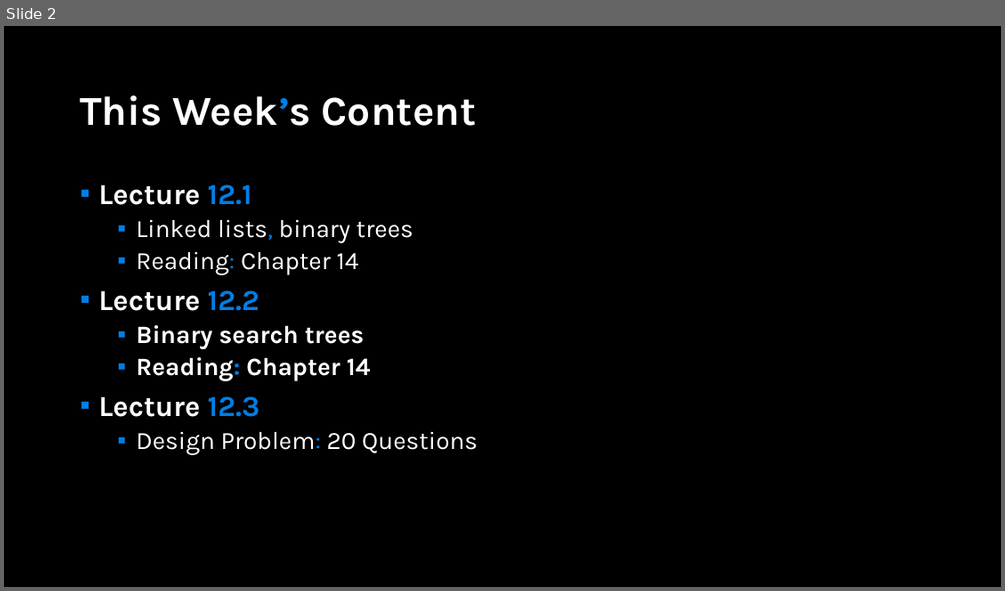
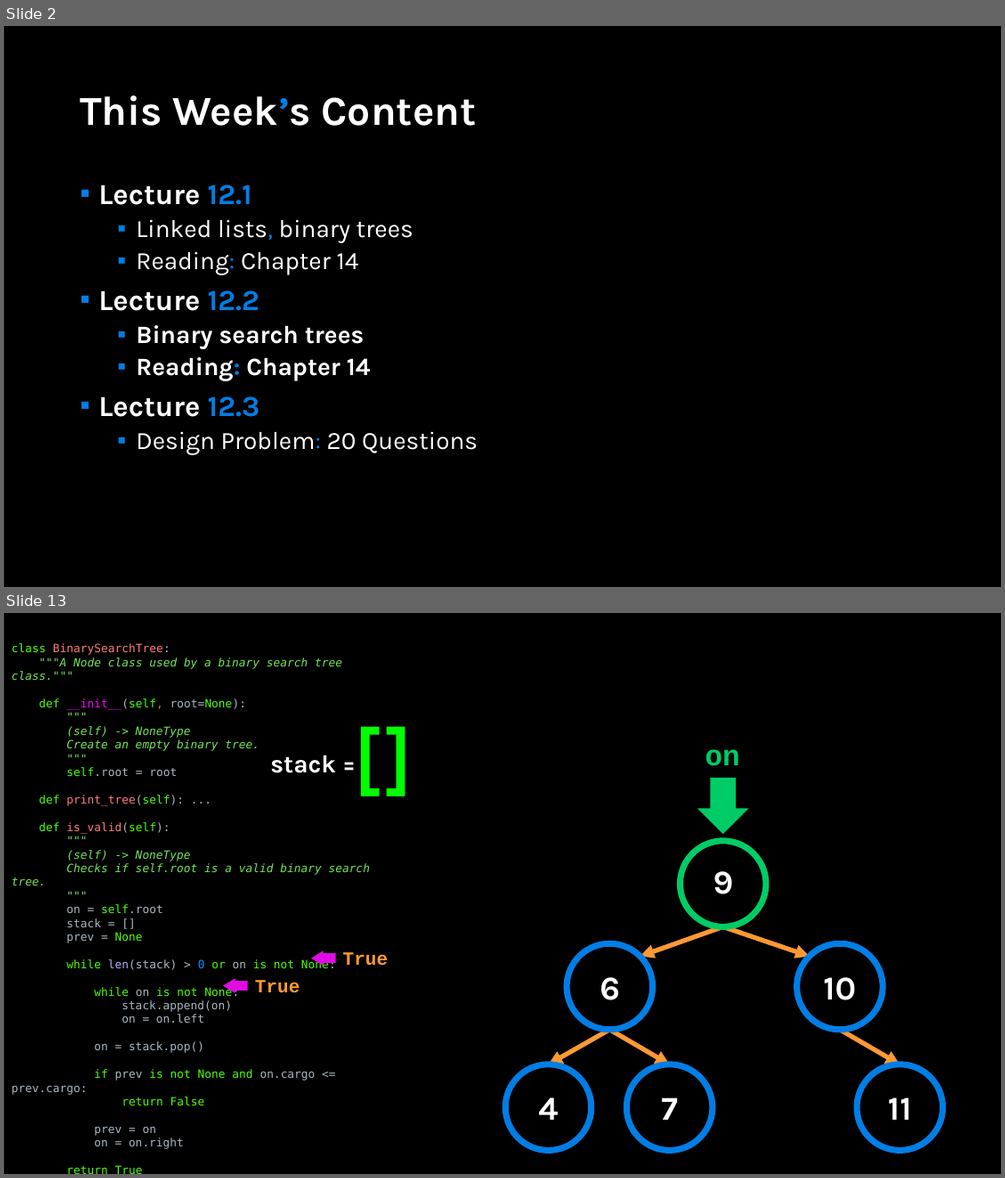
Before and after one commit to APS106/APS106-winter-2022-material, a slide deck: lectures/week12/lecture2/slides/week12_lecture2.pptx. Shown one above the other, each under a label of ours: slide 2 before the commit, slides 2 and 13 after it; the slides between them are not shown. The pictures are 1005x591 and 1005x1178 pixels, drawn with LibreOffice and Linux fonts; fonts in the diff are those of the drawing; background and template pictures are left out. Boxes give left, top, right and bottom in pixels: in the first picture for what was removed or moved away, otherwise in the second. Text is boxed around its words. In the diff, an @@ line names an element or a change of style, - is before the commit and + after.

```diff
--- a/lectures/week12/lecture2/slides/week12_lecture2.pptx
+++ b/lectures/week12/lecture2/slides/week12_lecture2.pptx
@@ slide 13 added at (4, 613, 1001, 1174), background picture (left out) @@
@@ text added at (11, 657, 370, 1149), 11 pt, text #74E35B @@
+class BinarySearchTree:
+"""A Node class used by a binary search tree class."""
+def __init__(self, root=None):
+"""
+(self) -> NoneType
+Create an empty binary tree.
+"""
+self.root = root
+def print_tree(self): ...
+def is_valid(self):
+"""
+(self) -> NoneType
+Checks if self.root is a valid binary search tree.
+"""
+on = self.root
+stack = []
+prev = None
+while len(stack) > 0 or on is not None:
+while on is not None:
+stack.append(on)
+on = on.left
+on = stack.pop()
+if prev is not None and on.cargo <= prev.cargo:
+return False
+prev = on
+on = on.right
+return True
@@ text added at (347, 707, 390, 805), 72 pt, text #00FF00, bold @@
+[
@@ text added at (380, 707, 423, 805), 72 pt, text #00FF00, bold @@
+]
@@ text added at (270, 755, 336, 773), 24 pt, text #FFFFFF, bold @@
+stack =
@@ text added at (705, 749, 740, 766), 28 pt, text #00CC66, bold @@
+on
@@ down arrow added at (697, 778, 749, 834), fill #00CC66 @@
@@ ellipse added at (680, 841, 766, 927), outline #00CC66 6 pt @@
@@ text added at (713, 871, 734, 894), 32 pt, text #FFFFFF, bold @@
+9
@@ arrow added from (723, 927) to (640, 957), #FF9933 4.5 pt @@
@@ arrow added from (723, 927) to (809, 957), #FF9933 4.5 pt @@
@@ right arrow added at (311, 951, 336, 966), fill #E00BE5 @@
@@ text added at (343, 952, 388, 965), 18 pt, text #FF9933, bold @@
+True
@@ ellipse added at (567, 943, 653, 1030), outline #017EE5 6 pt @@
@@ ellipse added at (797, 943, 882, 1030), outline #017EE5 6 pt @@
@@ right arrow added at (223, 978, 248, 993), fill #E00BE5 @@
@@ text added at (255, 980, 299, 993), 18 pt, text #FF9933, bold @@
+True
@@ text added at (599, 977, 620, 1000), 32 pt, text #FFFFFF, bold @@
+6
@@ text added at (823, 977, 856, 1000), 32 pt, text #FFFFFF, bold @@
+10
@@ arrow added from (610, 1030) to (549, 1064), #FF9933 4.5 pt @@
@@ arrow added from (610, 1030) to (670, 1064), #FF9933 4.5 pt @@
@@ arrow added from (840, 1030) to (900, 1064), #FF9933 4.5 pt @@
@@ ellipse added at (506, 1064, 591, 1150), outline #017EE5 6 pt @@
@@ ellipse added at (627, 1064, 713, 1150), outline #017EE5 6 pt @@
@@ ellipse added at (858, 1064, 943, 1150), outline #017EE5 6 pt @@
@@ text added at (538, 1097, 558, 1119), 32 pt, text #FFFFFF, bold @@
+4
@@ text added at (661, 1097, 678, 1119), 32 pt, text #FFFFFF, bold @@
+7
@@ text added at (888, 1097, 912, 1119), 32 pt, text #FFFFFF, bold @@
+11
```
Also in this commit, not shown: 90 other slides added, 4 other files.
